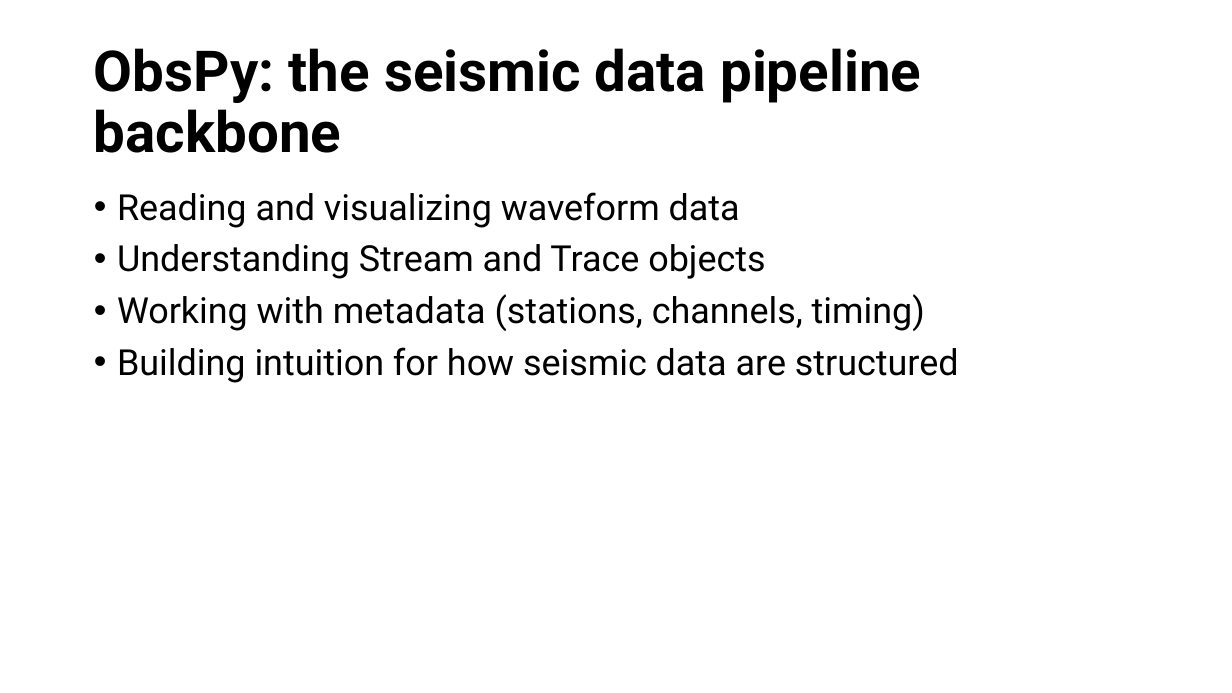
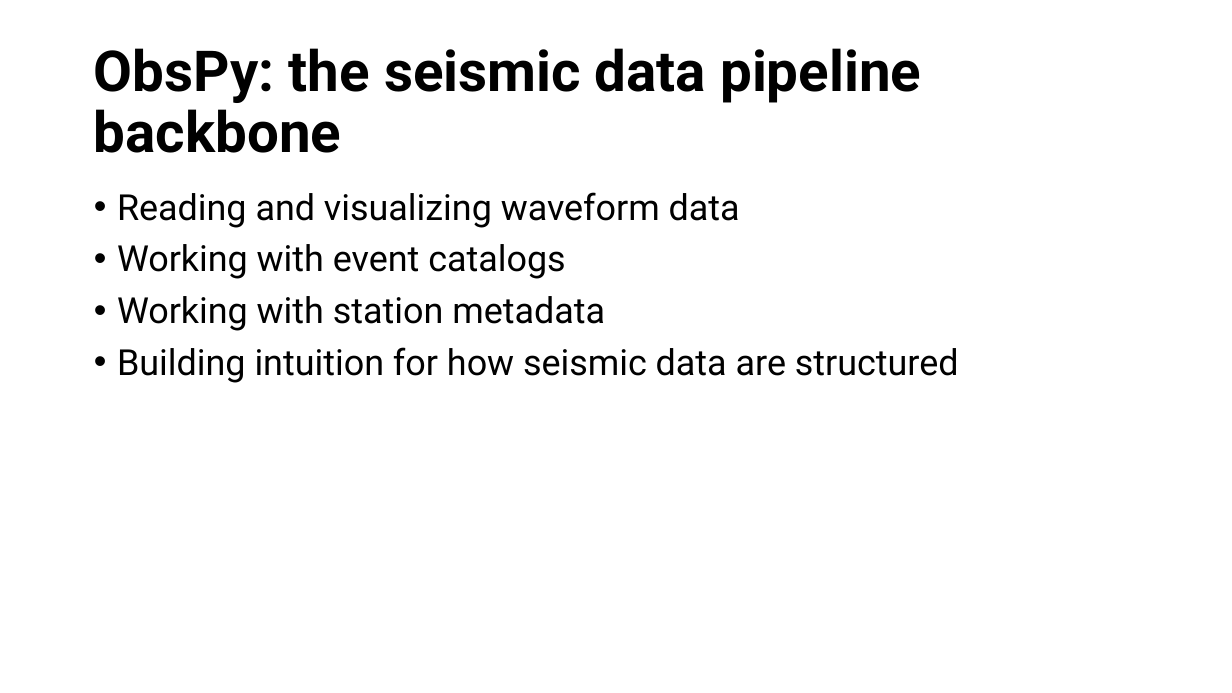
Before and after one commit to jbraunmiller/CompSciS26, a slide deck: slide 10 of week4/Week4_Overview.pptx (slide 9 before the commit). Drawn at 1232x693 pixels with LibreOffice and Linux fonts; fonts in the diff are those of the drawing. Boxes give left, top, right and bottom in pixels: in the first picture for what was removed or moved away, otherwise in the second. Text is boxed around its words. In the diff, an @@ line names an element or a change of style, - is before the commit and + after.

```diff
--- a/week4/Week4_Overview.pptx
+++ b/week4/Week4_Overview.pptx
@@ text at (x1=117, y1=244, x2=605, y2=331): text changed @@
-• Understanding Stream and Trace objects
-• Working with metadata (stations, channels, timing)
+• Working with event catalogs
+• Working with station metadata
```
Also in this commit, not shown: 5 other slides changed.
